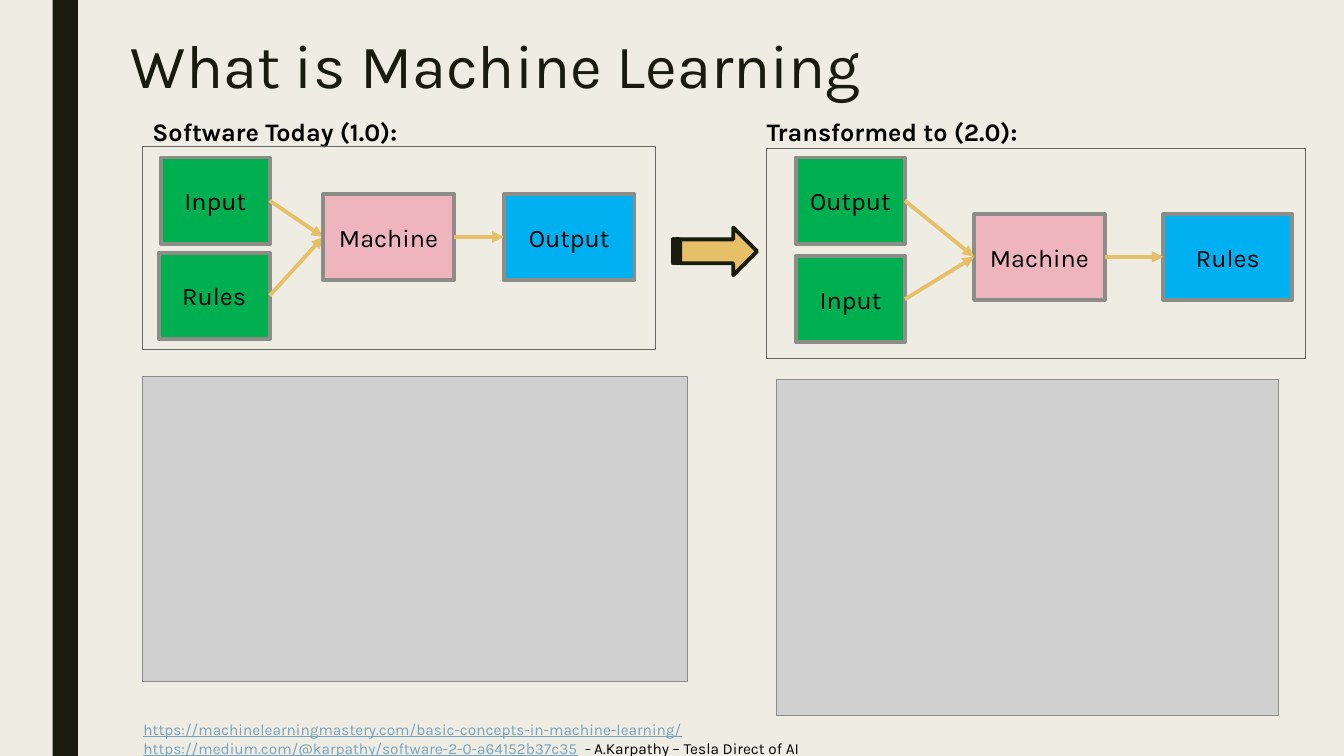
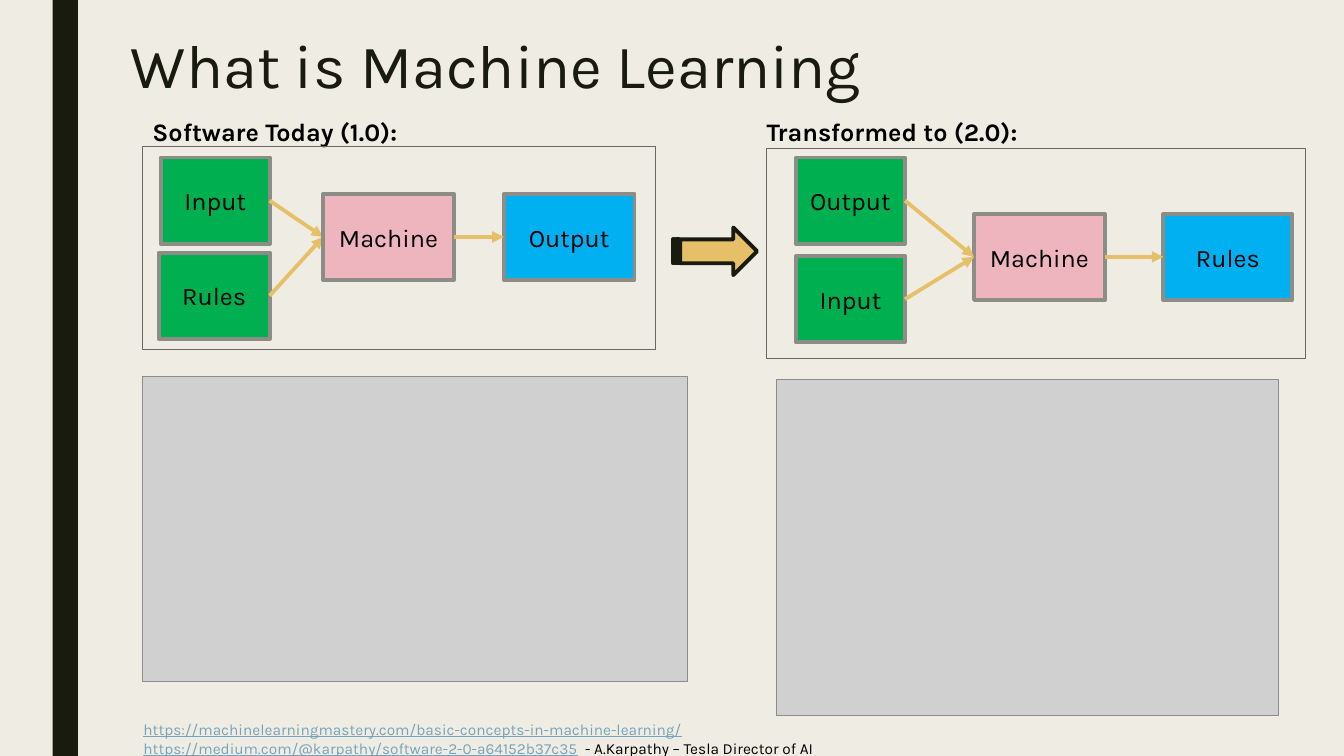
Before and after one commit to dougfoo/machineLearning, a slide deck: slide 5 of talks/MachineLearning101.pptx (slide 4 before the commit). Drawn at 1344x756 pixels with LibreOffice and Linux fonts; fonts in the diff are those of the drawing; grey boxes stand for pictures. Boxes give left, top, right and bottom in pixels: in the first picture for what was removed or moved away, otherwise in the second. Text is boxed around its words. In the diff, an @@ line names an element or a change of style, - is before the commit and + after.

```diff
--- a/talks/MachineLearning101.pptx
+++ b/talks/MachineLearning101.pptx
@@ text at [143, 743, 813, 756]: text changed @@
-https://medium.com/@karpathy/software-2-0-a64152b37c35 - A.Karpathy – Tesla Direct of AI
+https://medium.com/@karpathy/software-2-0-a64152b37c35 - A.Karpathy – Tesla Director of AI
```
Also in this commit, not shown: 11 other slides changed, 5 slides added, 4 slides removed.
